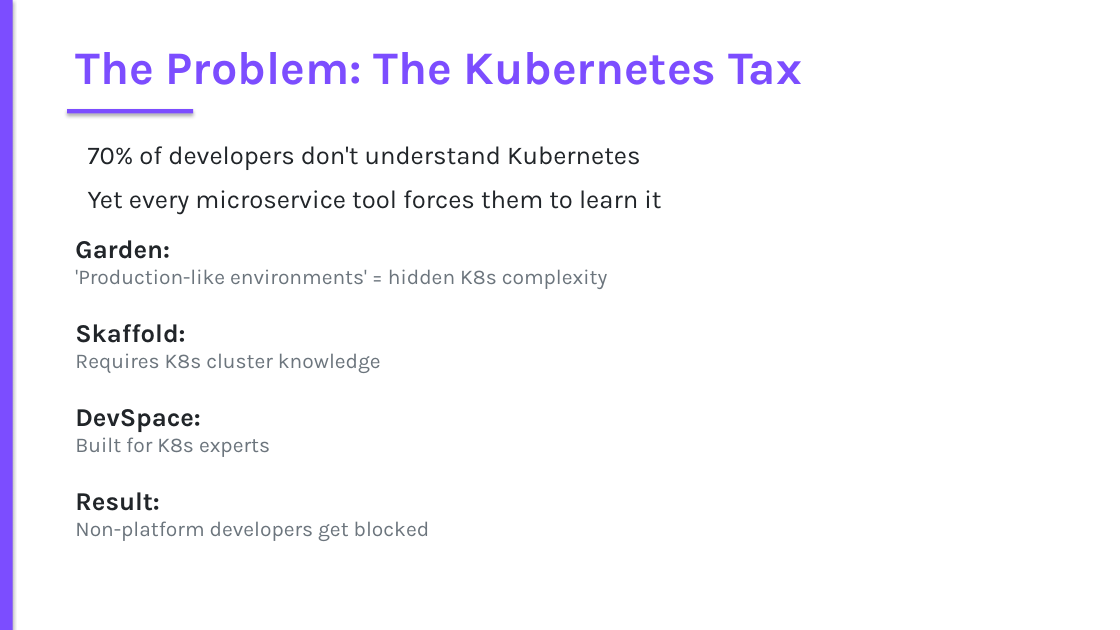
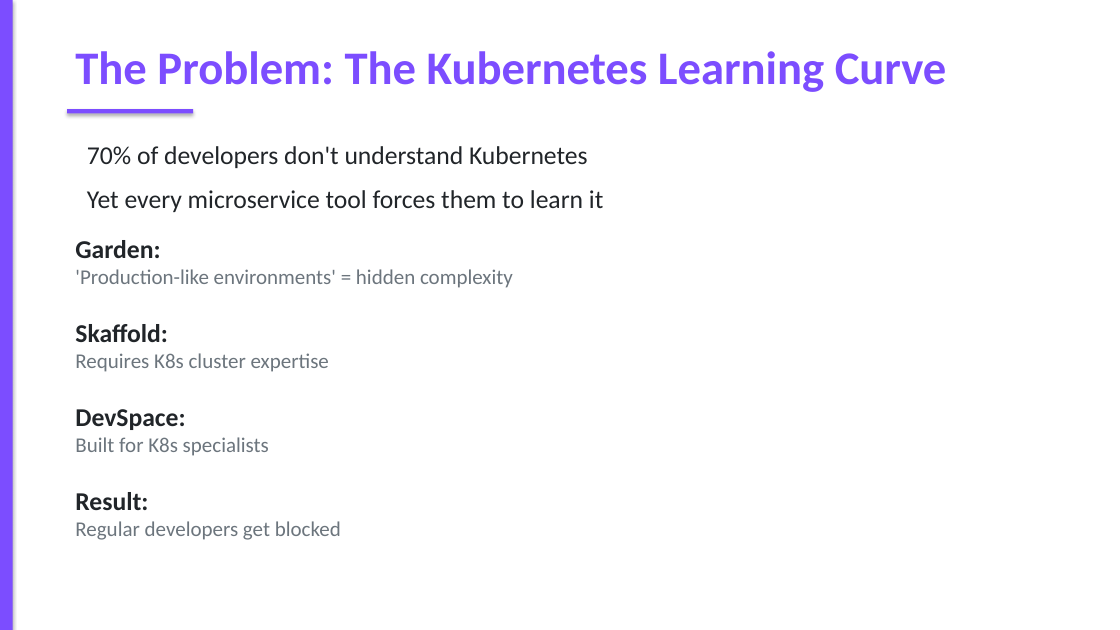
Before and after one commit to AK-Lmn/tdk-cli-core, a slide deck: slide 2 of TDK_CLI_Competitive_Positioning.pptx. Drawn at 1120x630 pixels with LibreOffice and Linux fonts; fonts in the diff are those of the drawing. Boxes give left, top, right and bottom in pixels: in the first picture for what was removed or moved away, otherwise in the second. Text is boxed around its words. In the diff, an @@ line names an element or a change of style, - is before the commit and + after.

```diff
--- a/TDK_CLI_Competitive_Positioning.pptx
+++ b/TDK_CLI_Competitive_Positioning.pptx
@@ text at <box>75,51,947,92</box>: text changed; font Karla to Calibri @@
-The Problem: The Kubernetes Tax
+The Problem: The Kubernetes Learning Curve
@@ text at <box>75,146,603,510</box>: font Karla to Calibri in "70% of developers don't understand Kubernetes", "Yet every microservice tool forces them to ...", "Garden:", "Skaffold:" and 2 more places @@
@@ text at <box>75,269,513,288</box>: text changed; font Karla to Calibri @@
-'Production-like environments' = hidden K8s complexity
+'Production-like environments' = hidden complexity
@@ text at <box>75,353,329,372</box>: text changed; font Karla to Calibri @@
-Requires K8s cluster knowledge
+Requires K8s cluster expertise
@@ text at <box>75,437,269,456</box>: text changed; font Karla to Calibri @@
-Built for K8s experts
+Built for K8s specialists
@@ text at <box>75,521,341,540</box>: text changed; font Karla to Calibri @@
-Non-platform developers get blocked
+Regular developers get blocked
```
Also in this commit, not shown: 11 other slides changed, 2 other files.
